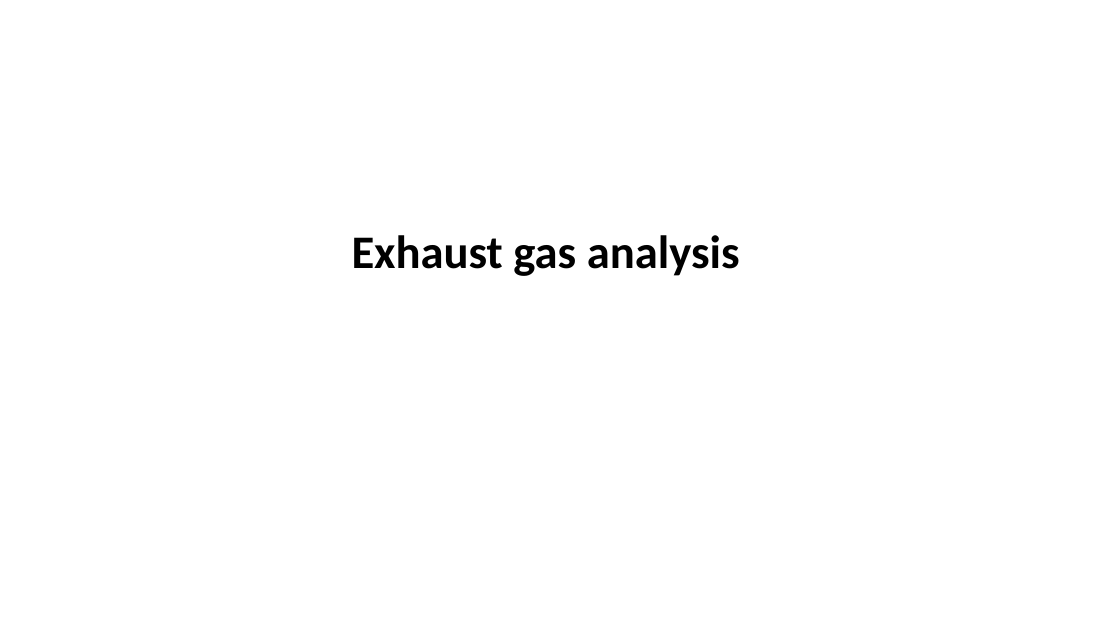
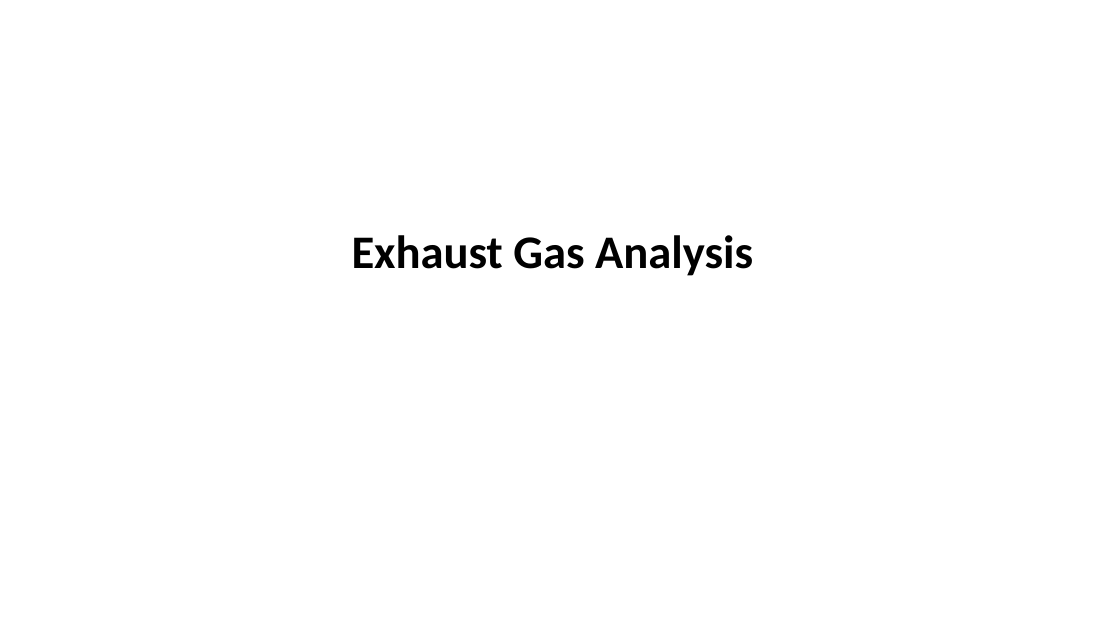
Before and after one commit to PujanSuthar/Git_Webinar, a slide deck: slide 1 of Presentation1.pptx. Drawn at 1120x630 pixels with LibreOffice and Linux fonts; fonts in the diff are those of the drawing. Boxes give left, top, right and bottom in pixels: in the first picture for what was removed or moved away, otherwise in the second. Text is boxed around its words. In the diff, an @@ line names an element or a change of style, - is before the commit and + after.

Commit message:
capitalized 1st slide

```diff
--- a/Presentation1.pptx
+++ b/Presentation1.pptx
@@ text at box(352, 235, 753, 276): text changed @@
-Exhaust gas analysis
+Exhaust Gas Analysis
```
